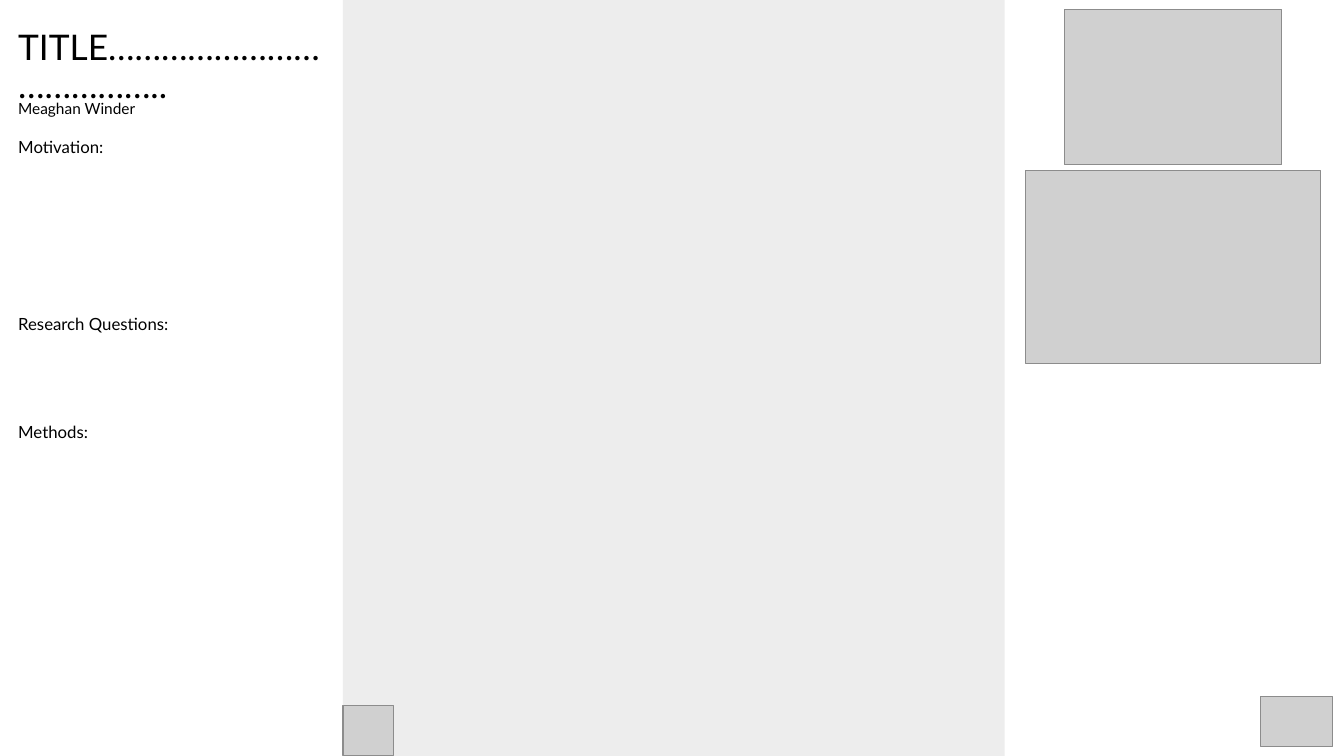
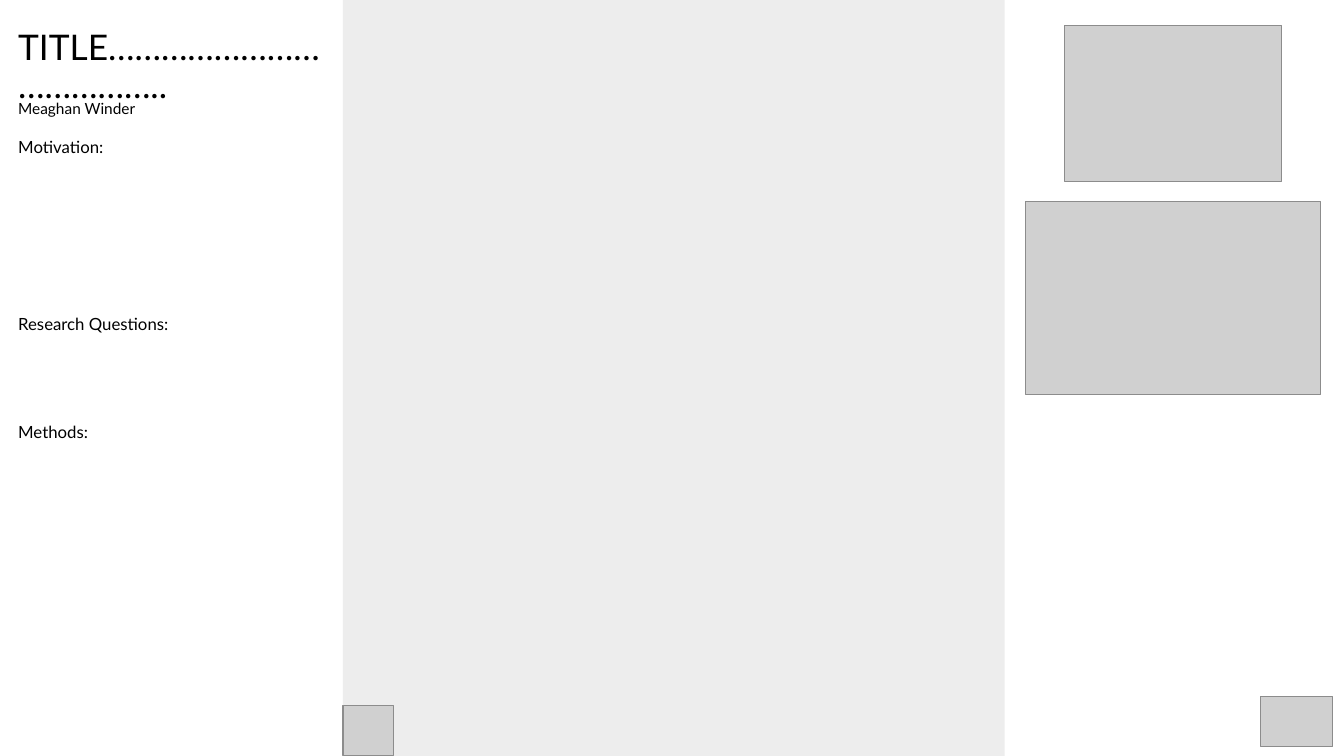
Before and after one commit to meaghanwinder/Writing-Project, a slide deck: slide 1 of Winder_Digital_Poster.pptx. Drawn at 1344x756 pixels with LibreOffice and Linux fonts; fonts in the diff are those of the drawing; grey boxes stand for pictures; background and template pictures are left out. Boxes give left, top, right and bottom in pixels: in the first picture for what was removed or moved away, otherwise in the second. Text is boxed around its words. In the diff, an @@ line names an element or a change of style, - is before the commit and + after.

Commit message:
02.26.2020 update

```diff
--- a/Winder_Digital_Poster.pptx
+++ b/Winder_Digital_Poster.pptx
@@ picture: place and size @@
-picture at box(1065, 9, 1282, 165)
+picture at box(1065, 25, 1282, 181)
@@ picture: place and size @@
-picture at box(1025, 170, 1321, 363)
+picture at box(1025, 202, 1321, 394)
```
